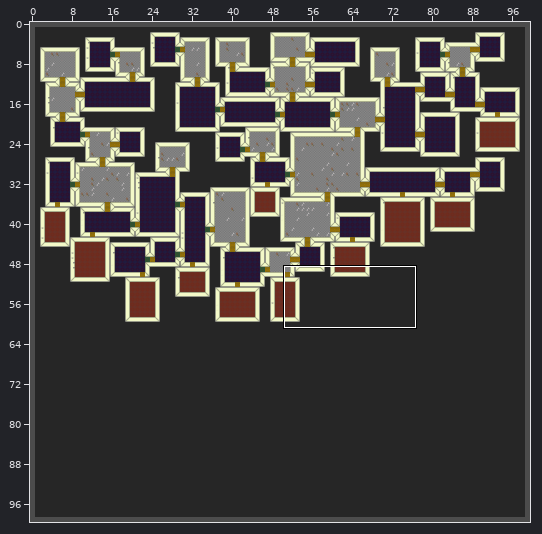
Tiled map: desktop/Maps/test.tmx. The picture above shows the old version from afar; the outline marks the close-up.
Close-up. As it was:
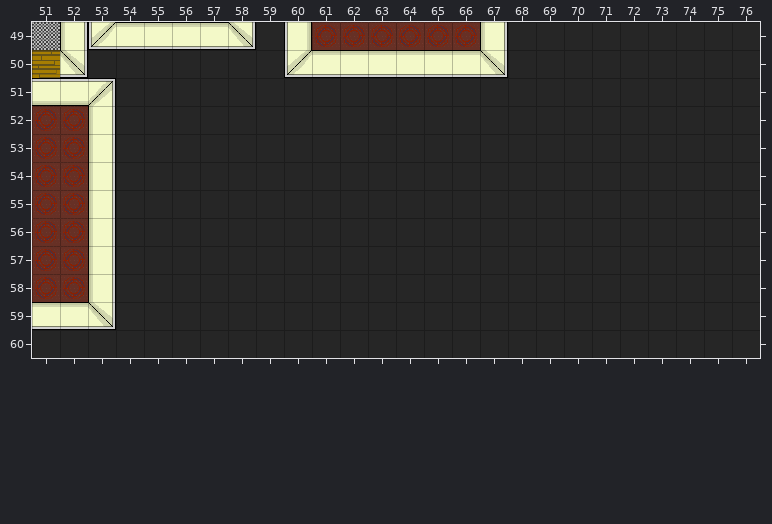
Cells are 32x32 px. Shown: x 51..76, y 49..60. The commit also changed other parts of the map, which this record leaves out.
New version:
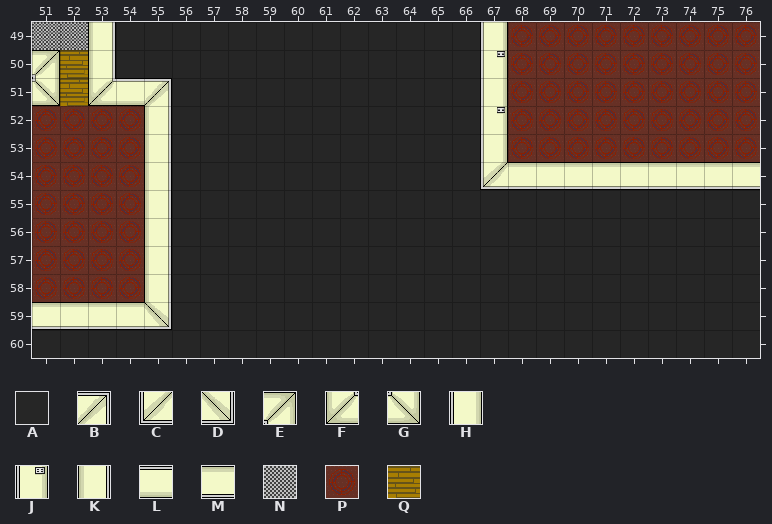
Key: from "Office01": A 0, B 3, C 4, D 5, E 7, F 8, G 9, H 10, J 11, K 20, L 30, M 40, N 50, P 70, Q 99.
_ is an empty cell.
Difference:
{"where": "layer \"Tile Layer 1\""}
{"y":49,"x":52,"old":"KCMMMMD","new":"NKAAAAA"}
{"y":49,"x":60,"old":"HPPPPPPKAAAAAAAAA","new":"AAAAAAAHPPPPPPPPP"}
{"y":50,"x":51,"old":"QDA","new":"EQK"}
{"y":50,"x":60,"old":"CMMMMMMDAAAAAAAAA","new":"AAAAAAAJPPPPPPPPP"}
{"y":51,"x":51,"old":"LLBAA","new":"GQFLB"}
{"y":51,"x":67,"old":"AAAAAAAAAA","new":"HPPPPPPPPP"}
{"y":52,"x":53,"old":"KAA","new":"PPK"}
{"y":52,"x":67,"old":"AAAAAAAAAA","new":"JPPPPPPPPP"}
{"y":53,"x":53,"old":"KAA","new":"PPK"}
{"y":53,"x":67,"old":"AAAAAAAAAA","new":"HPPPPPPPPP"}
{"y":54,"x":53,"old":"KAA","new":"PPK"}
{"y":54,"x":67,"old":"AAAAAAAAAA","new":"CMMMMMMMMM"}
{"y":55,"x":53,"old":"KAA","new":"PPK"}
{"y":56,"x":53,"old":"KAA","new":"PPK"}
{"y":57,"x":53,"old":"KAA","new":"PPK"}
{"y":58,"x":53,"old":"KAA","new":"PPK"}
{"y":59,"x":53,"old":"DAA","new":"MMD"}
{"label":"changed","picture_box":[32,22,256,330]}
{"label":"changed","picture_box":[284,22,760,190]}
